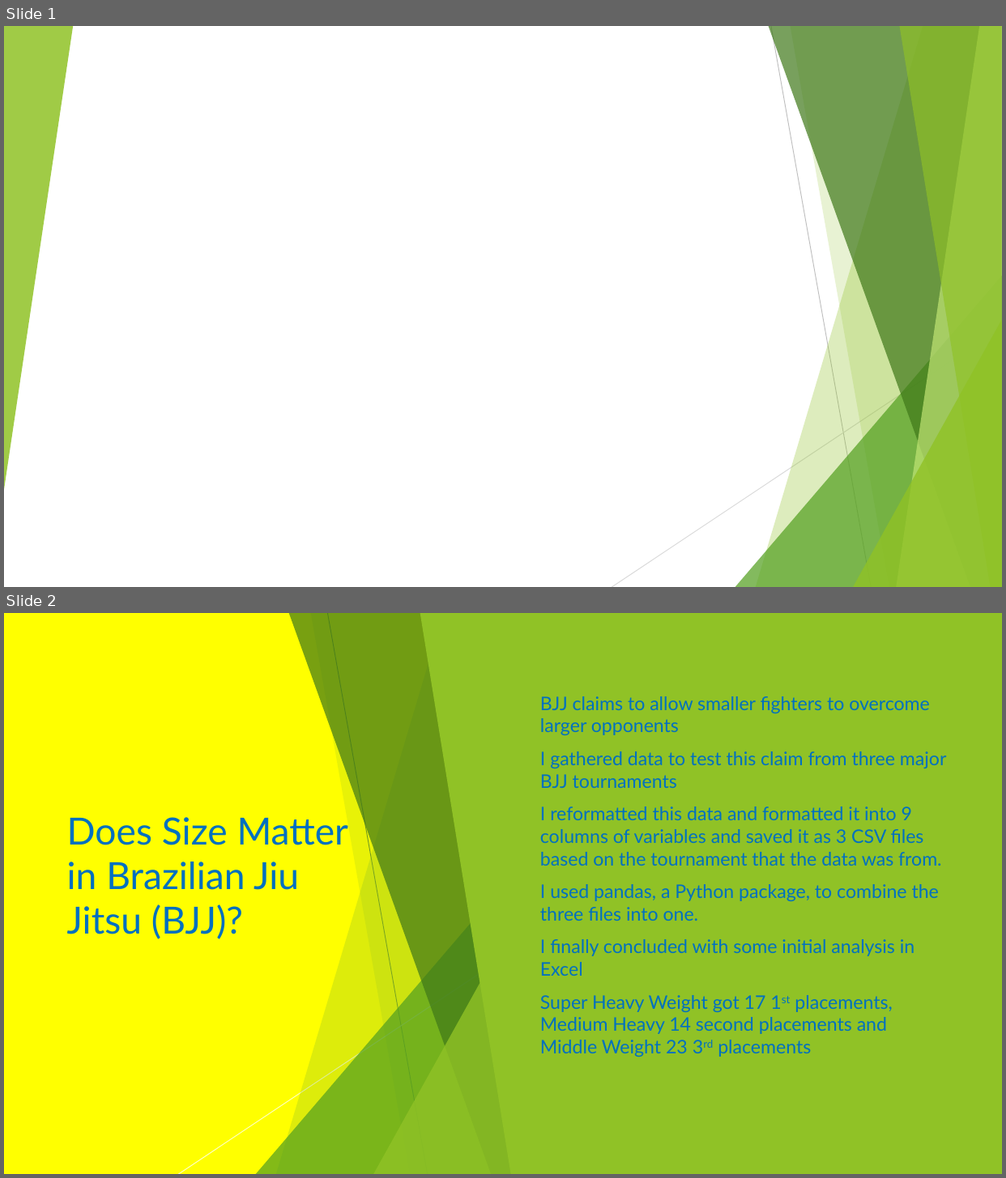
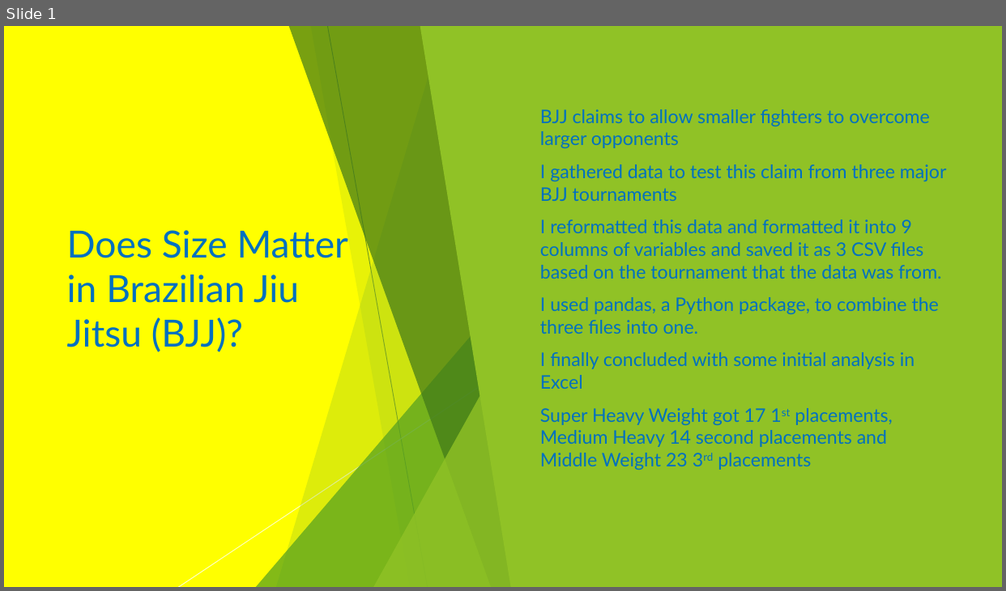
Before and after one commit to thatguy92/IS--590-Repo, a slide deck: Ian Reid IS-590 Summary Slide.pptx. Shown one above the other, each under a label of ours: slides 1 and 2 before the commit, slide 1 after it. The pictures are 1006x1178 and 1006x591 pixels, drawn with LibreOffice and Linux fonts; fonts in the diff are those of the drawing. Boxes give left, top, right and bottom in pixels: in the first picture for what was removed or moved away, otherwise in the second. Text is boxed around its words. In the diff, an @@ line names an element or a change of style, - is before the commit and + after.

```diff
--- a/Ian Reid IS-590 Summary Slide.pptx
+++ b/Ian Reid IS-590 Summary Slide.pptx
@@ slide 1 removed at bbox=[4, 26, 1002, 587], background #FFFFFF; not listed: 7 template elements that a slide beside it also shows @@
@@ triangle removed at bbox=[4, 26, 73, 490] @@
@@ line removed from (771, 26) to (871, 587) @@
@@ line removed from (1002, 327) to (612, 587) @@
@@ what was slide 2 is now slide 1 @@
```
Also in this commit, not shown: 1 other file.
